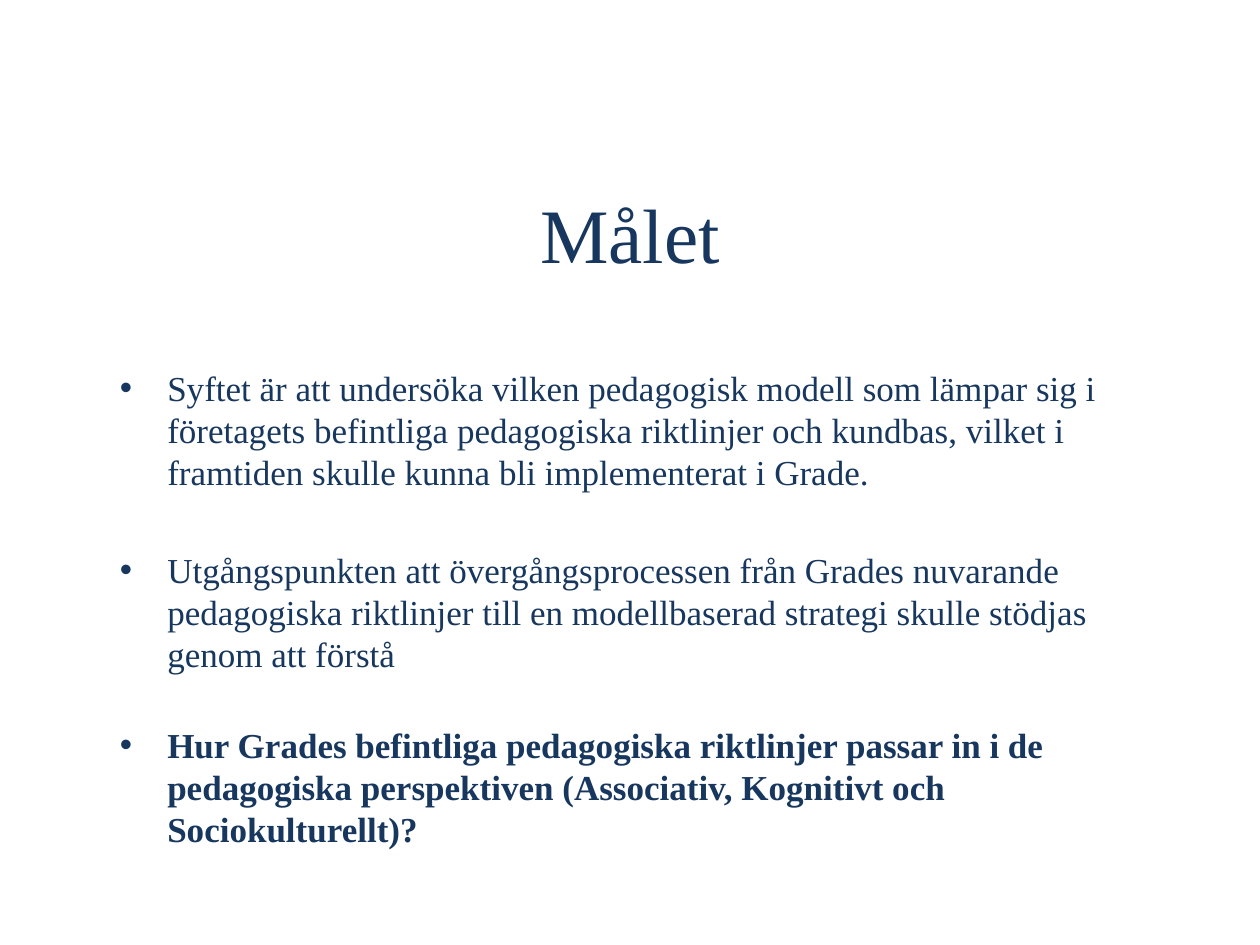
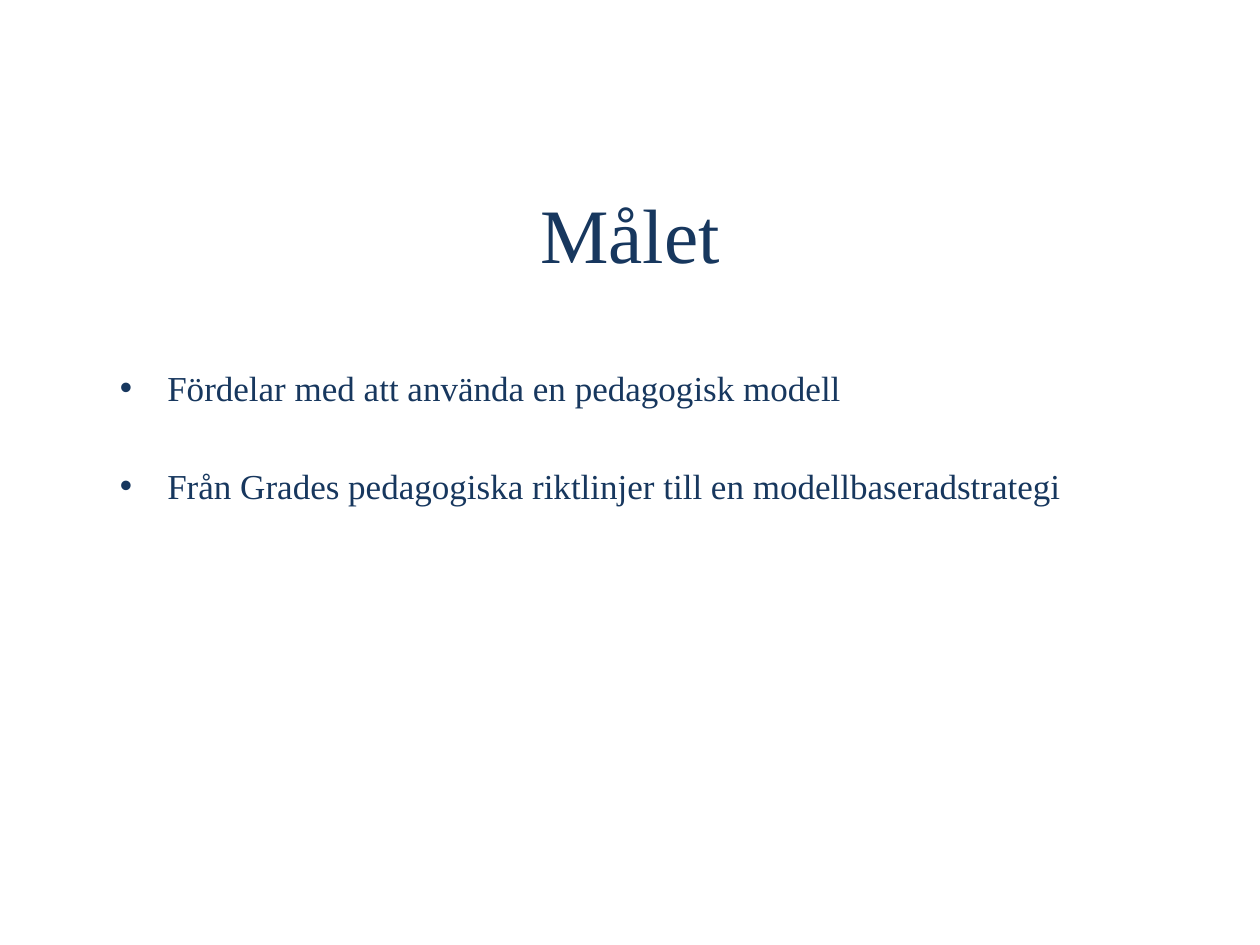
Before and after one commit to OliviaImner/thesis_document, a slide deck: slide 4 of Thesis/Presentation.pptx. Drawn at 1260x945 pixels with LibreOffice and Linux fonts; fonts in the diff are those of the drawing. Boxes give left, top, right and bottom in pixels: in the first picture for what was removed or moved away, otherwise in the second. Text is boxed around its words. In the diff, an @@ line names an element or a change of style, - is before the commit and + after.

```diff
--- a/Thesis/Presentation.pptx
+++ b/Thesis/Presentation.pptx
@@ text at <box>167,376,1060,507</box>: text changed @@
-• Syftet är att undersöka vilken pedagogisk modell som lämpar sig i företagets befintliga pedagogiska riktlinjer och kundbas, vilket i framtiden skulle kunna bli implementerat i Grade.
-• Utgångspunkten att övergångsprocessen från Grades nuvarande pedagogiska riktlinjer till en modellbaserad strategi skulle stödjas genom att förstå
-• Hur Grades befintliga pedagogiska riktlinjer passar in i de pedagogiska perspektiven (Associativ, Kognitivt och Sociokulturellt)?
+• Fördelar med att använda en pedagogisk modell
+• Från Grades pedagogiska riktlinjer till en modellbaseradstrategi
```
Also in this commit, not shown: 5 other slides changed, 5 slides added, 5 slides removed.
